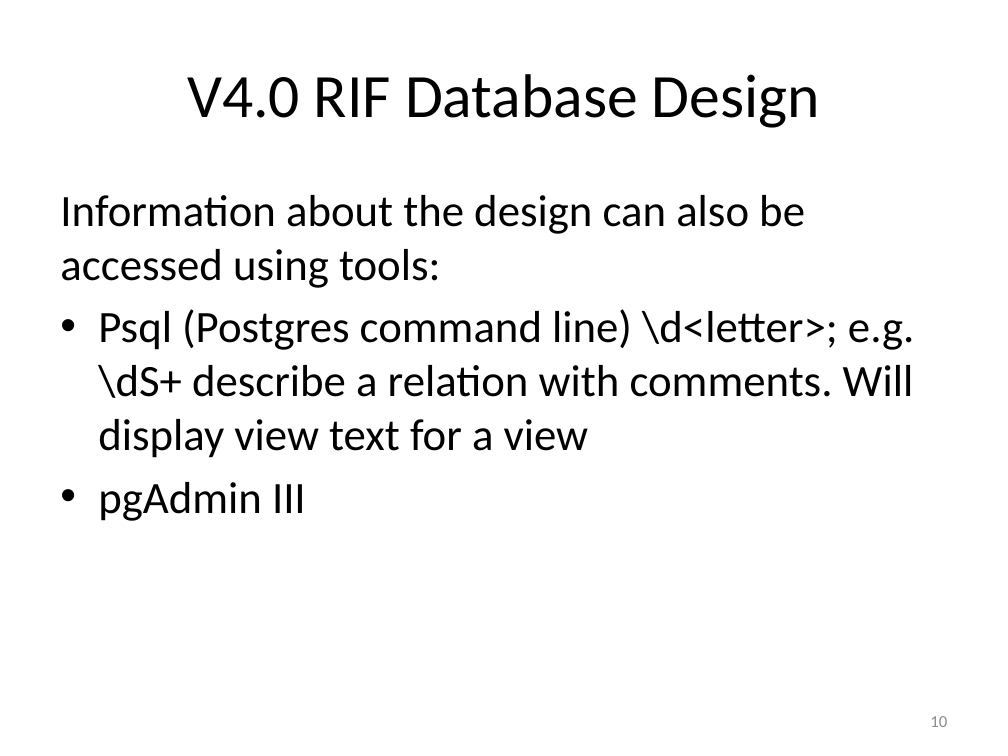
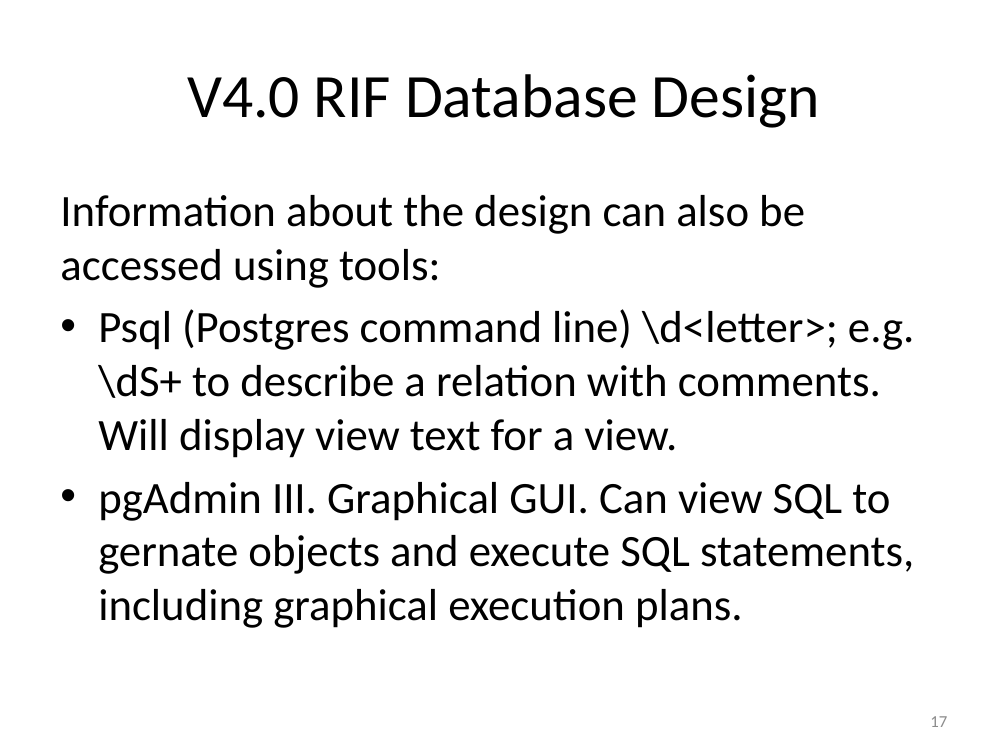
Before and after one commit to smallAreaHealthStatisticsUnit/rapidInquiryFacility, a slide deck: slide 17 of rifDatabase/RIF database.pptx (slide 10 before the commit). Drawn at 1008x756 pixels with LibreOffice and Linux fonts; fonts in the diff are those of the drawing. Boxes give left, top, right and bottom in pixels: in the first picture for what was removed or moved away, otherwise in the second. Text is boxed around its words. In the diff, an @@ line names an element or a change of style, - is before the commit and + after.

```diff
--- a/rifDatabase/RIF database.pptx
+++ b/rifDatabase/RIF database.pptx
@@ text at (98, 309, 914, 628): text changed @@
-• Psql (Postgres command line) \d<letter>; e.g. \dS+ describe a relation with comments. Will display view text for a view
-• pgAdmin III
+• Psql (Postgres command line) \d<letter>; e.g. \dS+ to describe a relation with comments. Will display view text for a view.
+• pgAdmin III. Graphical GUI. Can view SQL to gernate objects and execute SQL statements, including graphical execution plans.
@@ page number at (930, 716, 947, 727): text changed @@
-10
+17
```
Also in this commit, not shown: 7 other slides changed, 14 slides added, 1 other file.
